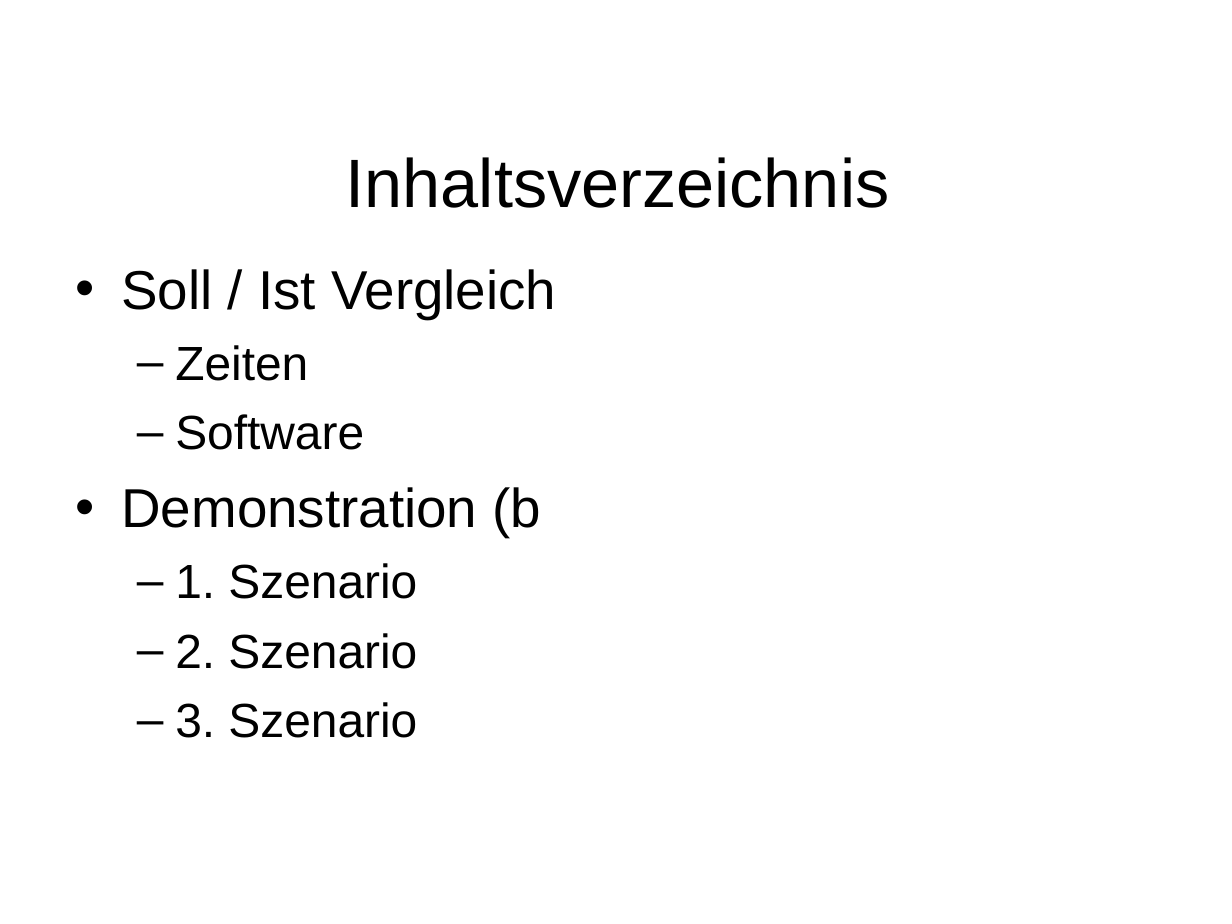
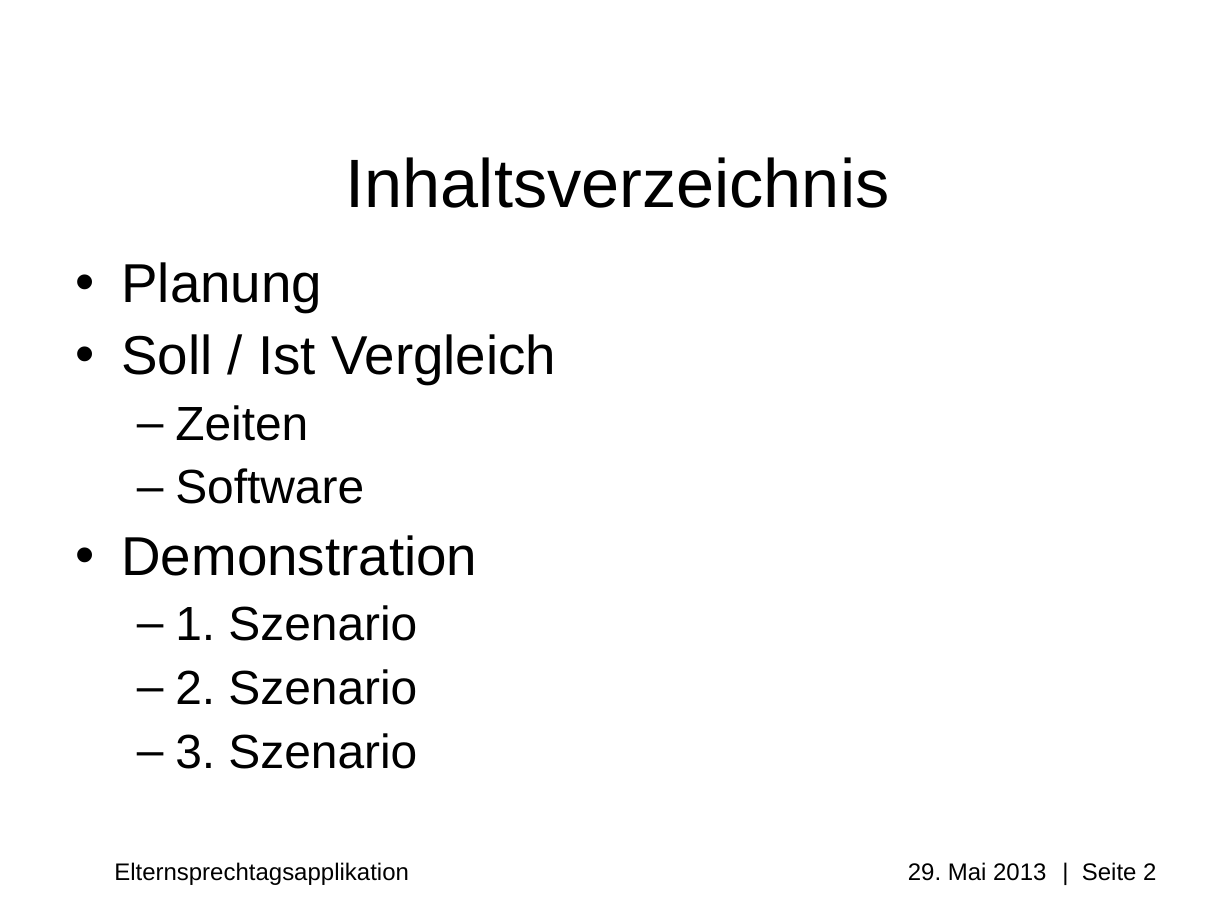
Before and after one commit to Professi/esta, a slide deck: slide 2 of docs/Praesentation/Elternsprechtagsapplikation(ESTA).ppt. Drawn at 1232x924 pixels with LibreOffice and Linux fonts; fonts in the diff are those of the drawing; background and template pictures are left out. Boxes give left, top, right and bottom in pixels: in the first picture for what was removed or moved away, otherwise in the second. Text is boxed around its words. In the diff, an @@ line names an element or a change of style, - is before the commit and + after.

```diff
--- a/docs/Praesentation/Elternsprechtagsapplikation(ESTA).ppt
+++ b/docs/Praesentation/Elternsprechtagsapplikation(ESTA).ppt
@@ text at (121,262,322,312): paragraph added @@
+• Planung
@@ text at (121,334,556,769): line spacing 1 to 0.9 @@
@@ text at (121,535,477,576): text changed @@
-• Demonstration (b
+• Demonstration
@@ text added at (114,862,1156,885), 14 pt, text #000000 @@
+Elternsprechtagsapplikation 29. Mai 2013 | Seite 2
```
Also in this commit, not shown: 1 other slide changed.
